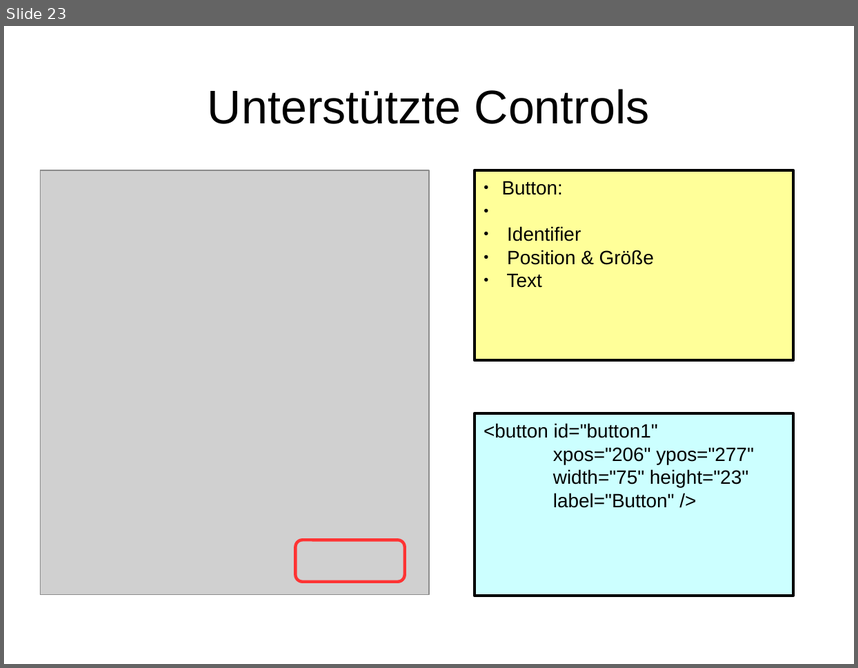
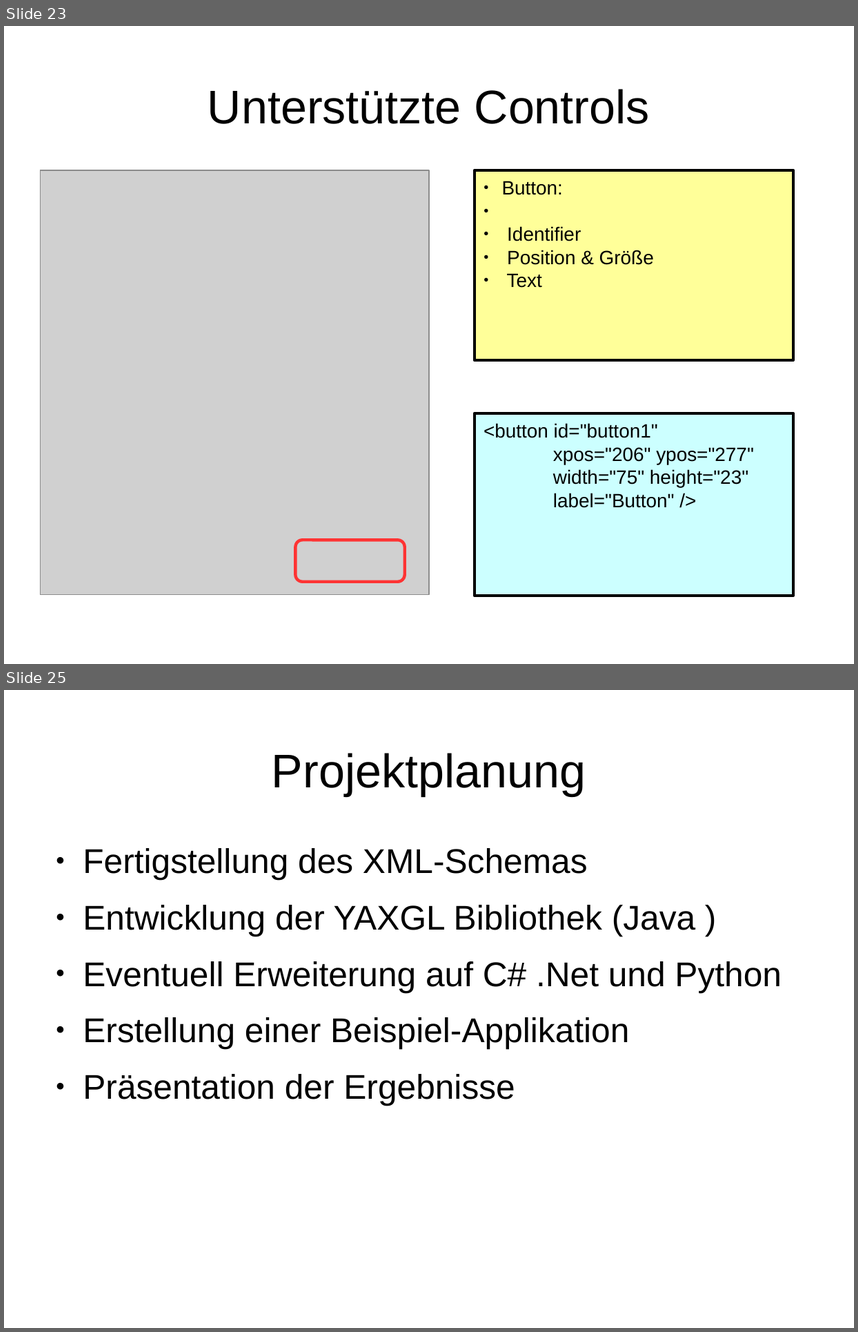
Before and after one commit to hheimbuerger/yaxgl, a slide deck: documents/Praesentationen/Praesentation XML-GUI.odp. Shown one above the other, each under a label of ours: slide 23 before the commit, slides 23 and 25 after it; the slides between them are not shown. The pictures are 858x668 and 858x1332 pixels, drawn with LibreOffice and Linux fonts; fonts in the diff are those of the drawing; grey boxes stand for pictures; background and template pictures are left out. Boxes give left, top, right and bottom in pixels: in the first picture for what was removed or moved away, otherwise in the second. Text is boxed around its words. In the diff, an @@ line names an element or a change of style, - is before the commit and + after.

```diff
--- a/documents/Praesentationen/Praesentation XML-GUI.odp
+++ b/documents/Praesentationen/Praesentation XML-GUI.odp
@@ slide 25 added at (4, 690, 854, 1328), background picture (left out) @@
@@ title added at (272, 753, 586, 796), 44 pt, text #000000 @@
+Projektplanung
@@ text added at (83, 848, 782, 1105), 32 pt, text #000000 @@
+● Fertigstellung des XML-Schemas
+● Entwicklung der YAXGL Bibliothek (Java )
+● Eventuell Erweiterung auf C# .Net und Python
+● Erstellung einer Beispiel-Applikation
+● Präsentation der Ergebnisse
```
Also in this commit, not shown: 6 slides changed, 1 other slide added, 1 slide removed.
